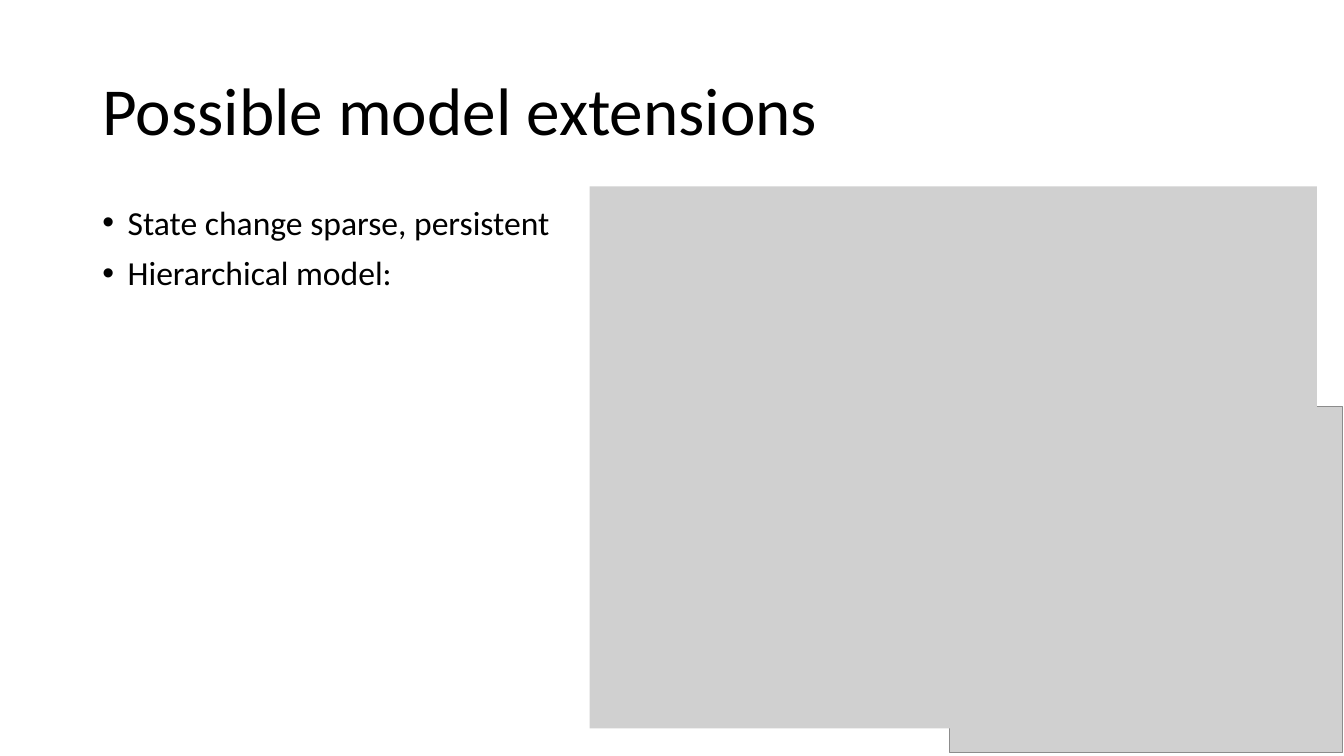
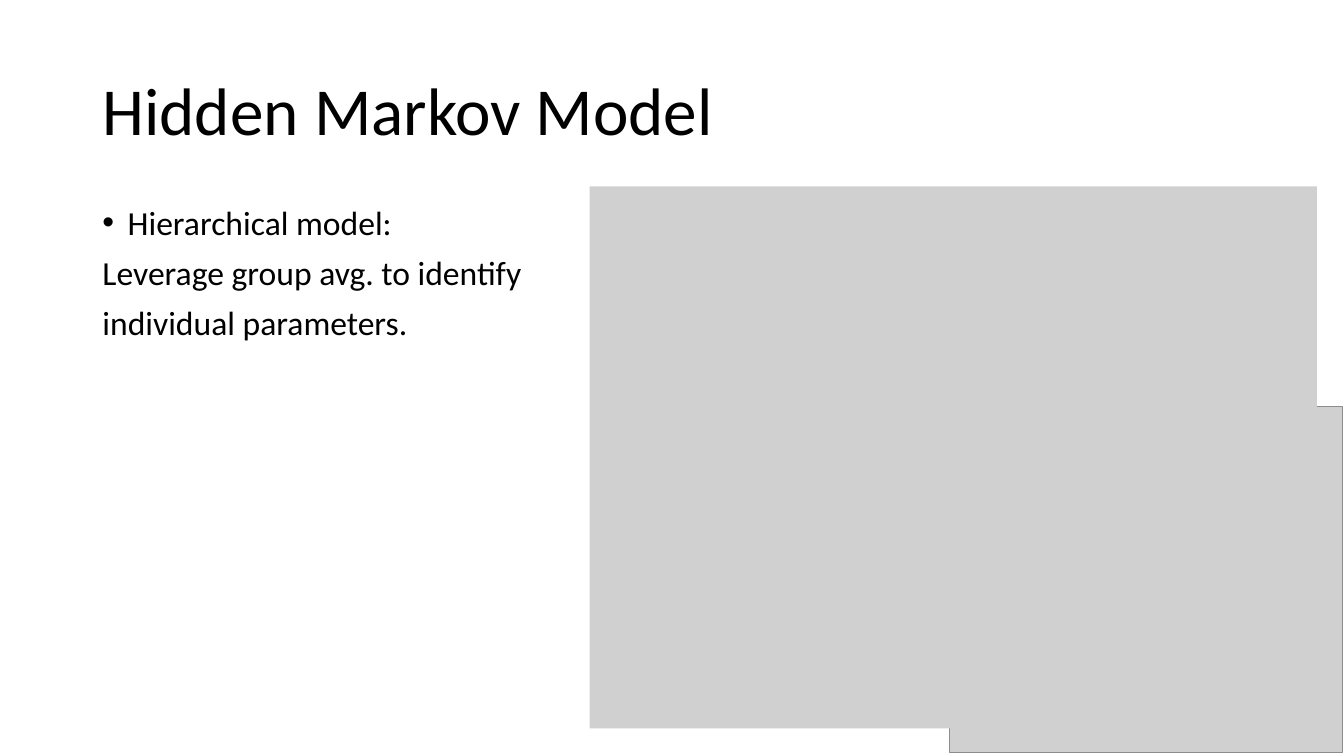
Before and after one commit to kmckee90/HMM_workshop_materials, a slide deck: slide 26 of HMM_decision_tasks.pptx (slide 20 before the commit). Drawn at 1344x756 pixels with LibreOffice and Linux fonts; fonts in the diff are those of the drawing; grey boxes stand for pictures. Boxes give left, top, right and bottom in pixels: in the first picture for what was removed or moved away, otherwise in the second. Text is boxed around its words. In the diff, an @@ line names an element or a change of style, - is before the commit and + after.

```diff
--- a/HMM_decision_tasks.pptx
+++ b/HMM_decision_tasks.pptx
@@ title at <box>102,88,713,136</box>: text changed @@
-Possible model extensions
+Hidden Markov Model
@@ text at <box>128,211,549,241</box>: paragraph removed @@
-• State change sparse, persistent
@@ text at <box>102,261,522,341</box>: paragraphs added @@
+Leverage group avg. to identify
+individual parameters.
```
Also in this commit, not shown: 2 other slides changed, 7 slides added.
